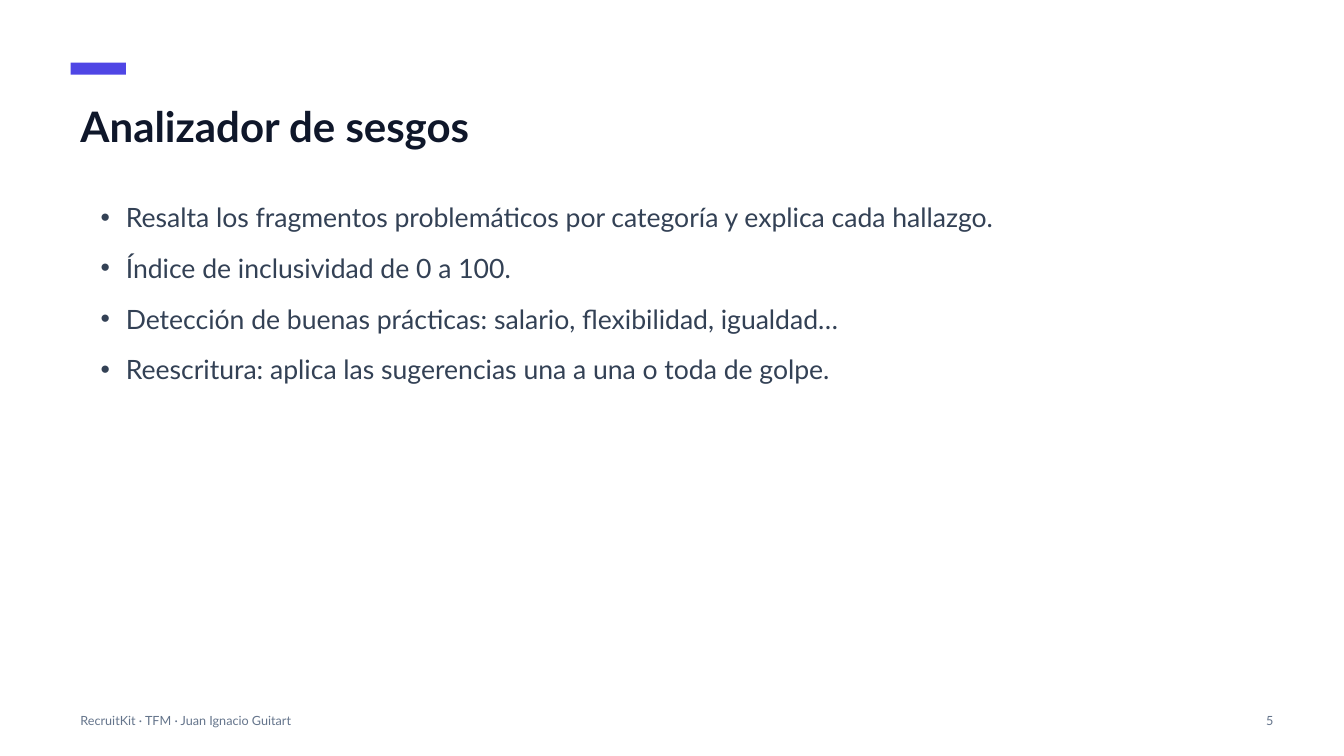
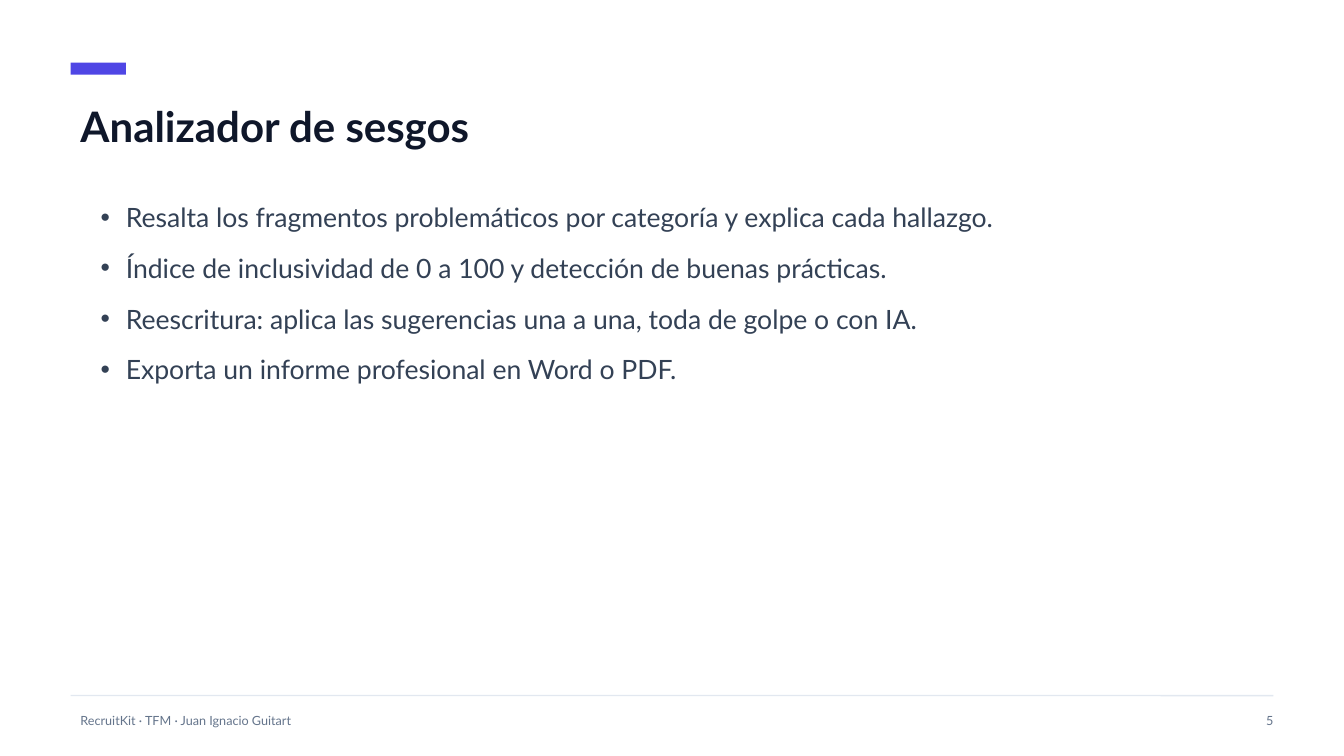
Before and after one commit to Jguita65/joblens, a slide deck: slide 5 of slides.pptx. Drawn at 1344x756 pixels with LibreOffice and Linux fonts; fonts in the diff are those of the drawing. Boxes give left, top, right and bottom in pixels: in the first picture for what was removed or moved away, otherwise in the second. Text is boxed around its words. In the diff, an @@ line names an element or a change of style, - is before the commit and + after.

```diff
--- a/slides.pptx
+++ b/slides.pptx
@@ text at box(126, 255, 917, 384): text changed @@
-• Índice de inclusividad de 0 a 100.
-• Detección de buenas prácticas: salario, flexibilidad, igualdad…
-• Reescritura: aplica las sugerencias una a una o toda de golpe.
+• Índice de inclusividad de 0 a 100 y detección de buenas prácticas.
+• Reescritura: aplica las sugerencias una a una, toda de golpe o con IA.
+• Exporta un informe profesional en Word o PDF.
@@ line added from (71, 696) to (1273, 696), #E2E8F0 1 pt @@
```
Also in this commit, not shown: 10 other slides changed, 1 slide added, 3 other files.
